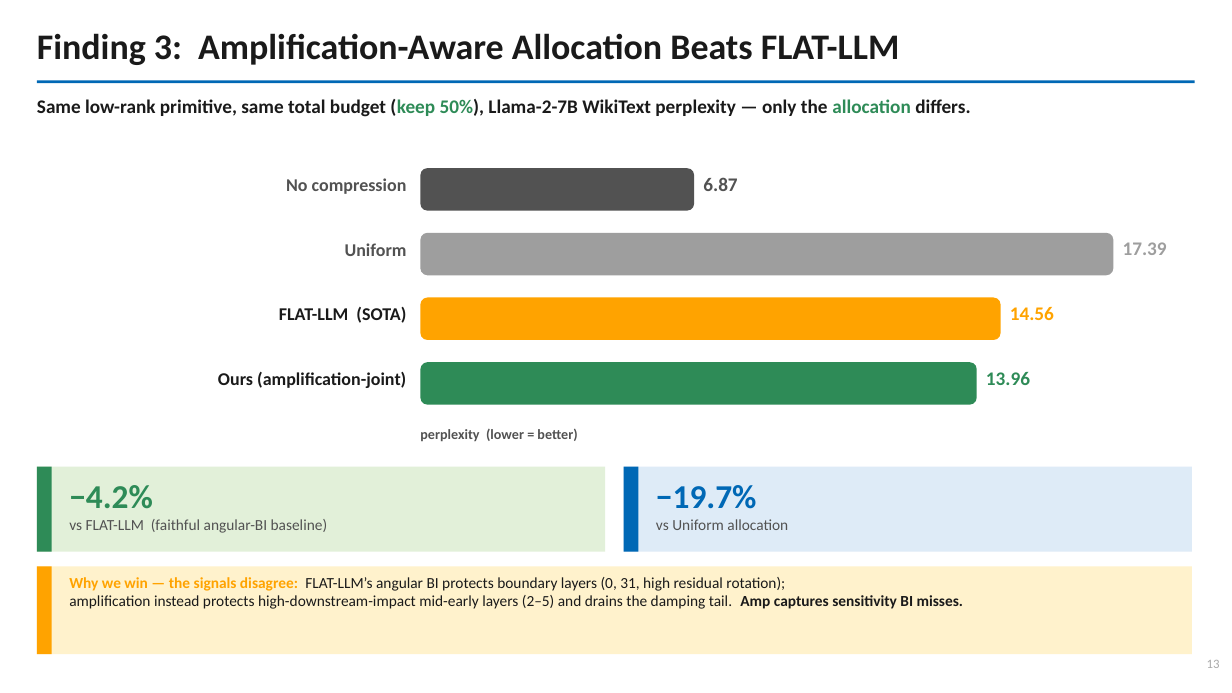
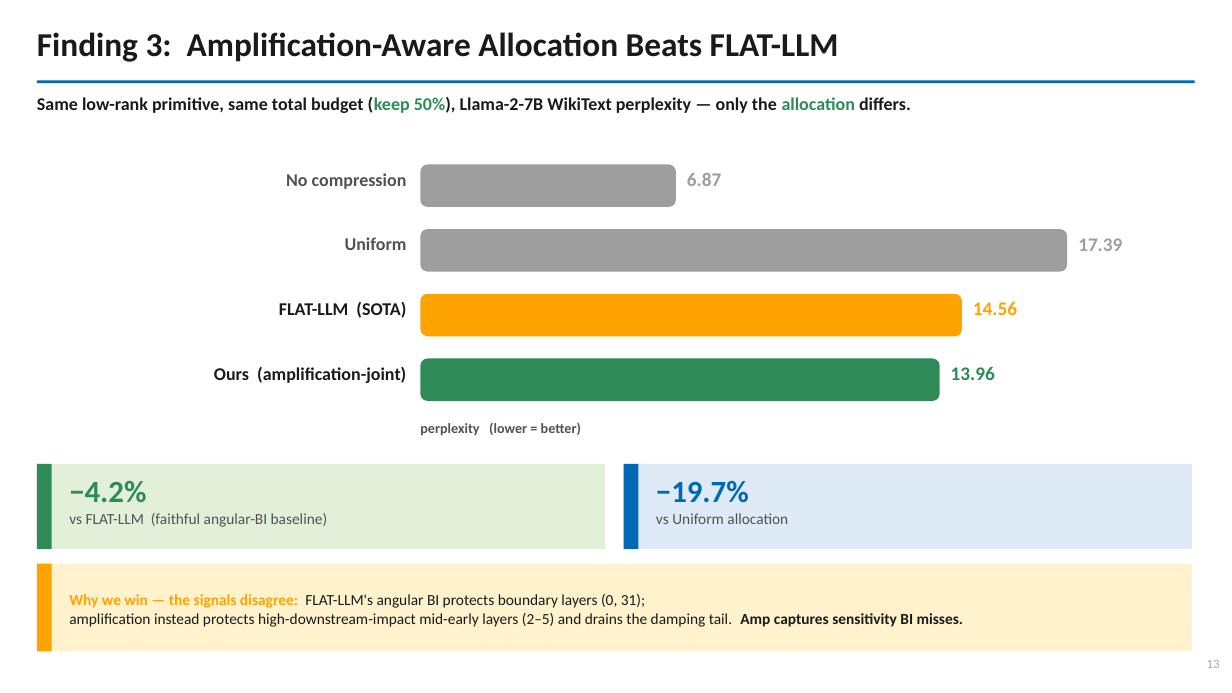
Before and after one commit to shahrzadesmat/HyperGraph, a slide deck: slide 14 of hypergraph_slides.pptx. Drawn at 1232x693 pixels with LibreOffice and Linux fonts; fonts in the diff are those of the drawing. Boxes give left, top, right and bottom in pixels: in the first picture for what was removed or moved away, otherwise in the second. Text is boxed around its words. In the diff, an @@ line names an element or a change of style, - is before the commit and + after.

```diff
--- a/hypergraph_slides.pptx
+++ b/hypergraph_slides.pptx
@@ text "Finding 3: Amplification-Aware Allocation Beats ..." at bbox=[37, 32, 839, 62]: size 28 to 26 pt @@
@@ text "Same low-rank primitive, same total ..." at bbox=[37, 97, 911, 113]: size 15 to 14 pt @@
@@ text "No compression": place and size @@
-text "No compression" at bbox=[286, 178, 407, 194]
+text "No compression" at bbox=[286, 173, 407, 189]
@@ rounded rectangle: place and size @@
-rounded rectangle at bbox=[421, 168, 694, 211]
+rounded rectangle at bbox=[421, 165, 677, 207]
@@ rounded rectangle at bbox=[421, 165, 677, 207]: fill #525252 to #9E9E9E @@
@@ text "6.87": place and size @@
-text "6.87" at bbox=[703, 177, 737, 191]
+text "6.87" at bbox=[687, 173, 721, 186]
@@ text "6.87" at bbox=[687, 173, 721, 186]: text colour #525252 to #9E9E9E @@
@@ text "Uniform": place and size @@
-text "Uniform" at bbox=[345, 243, 407, 256]
+text "Uniform" at bbox=[345, 237, 407, 250]
@@ rounded rectangle: place and size @@
-rounded rectangle at bbox=[421, 233, 1114, 275]
+rounded rectangle at bbox=[421, 229, 1067, 272]
@@ text "17.39": place and size @@
-text "17.39" at bbox=[1123, 242, 1167, 255]
+text "17.39" at bbox=[1078, 238, 1122, 251]
@@ text "FLAT-LLM (SOTA)": place and size @@
-text "FLAT-LLM (SOTA)" at bbox=[279, 307, 406, 323]
+text "FLAT-LLM (SOTA)" at bbox=[279, 302, 406, 318]
@@ rounded rectangle: place and size @@
-rounded rectangle at bbox=[421, 298, 1001, 340]
+rounded rectangle at bbox=[421, 294, 962, 336]
@@ text "14.56": place and size @@
-text "14.56" at bbox=[1010, 307, 1054, 320]
+text "14.56" at bbox=[973, 302, 1017, 315]
@@ rounded rectangle: place and size @@
-rounded rectangle at bbox=[421, 362, 977, 405]
+rounded rectangle at bbox=[421, 359, 940, 401]
@@ text "Ours (amplification-joint)" rewrapped from bbox=[218, 372, 406, 388] to bbox=[214, 367, 406, 383] @@
@@ text "13.96": place and size @@
-text "13.96" at bbox=[986, 372, 1030, 385]
+text "13.96" at bbox=[951, 367, 995, 380]
@@ text "perplexity (lower = better)" rewrapped from bbox=[420, 429, 577, 441] to bbox=[420, 423, 581, 435] @@
@@ text at bbox=[69, 480, 146, 502]: size 26 to 24 pt in "−4.2%" @@
@@ text at bbox=[656, 480, 749, 503]: size 26 to 24 pt in "−19.7%" @@
@@ text at bbox=[69, 594, 645, 608]: text changed @@
-Why we win — the signals disagree: FLAT-LLM’s angular BI protects boundary layers (0, 31, high residual rotation);
+Why we win — the signals disagree: FLAT-LLM's angular BI protects boundary layers (0, 31);
@@ text "Why we win — the ..." at bbox=[69, 594, 964, 627]: vertical alignment top to middle @@
```
Also in this commit, not shown: 4 other slides changed, 3 other files.
